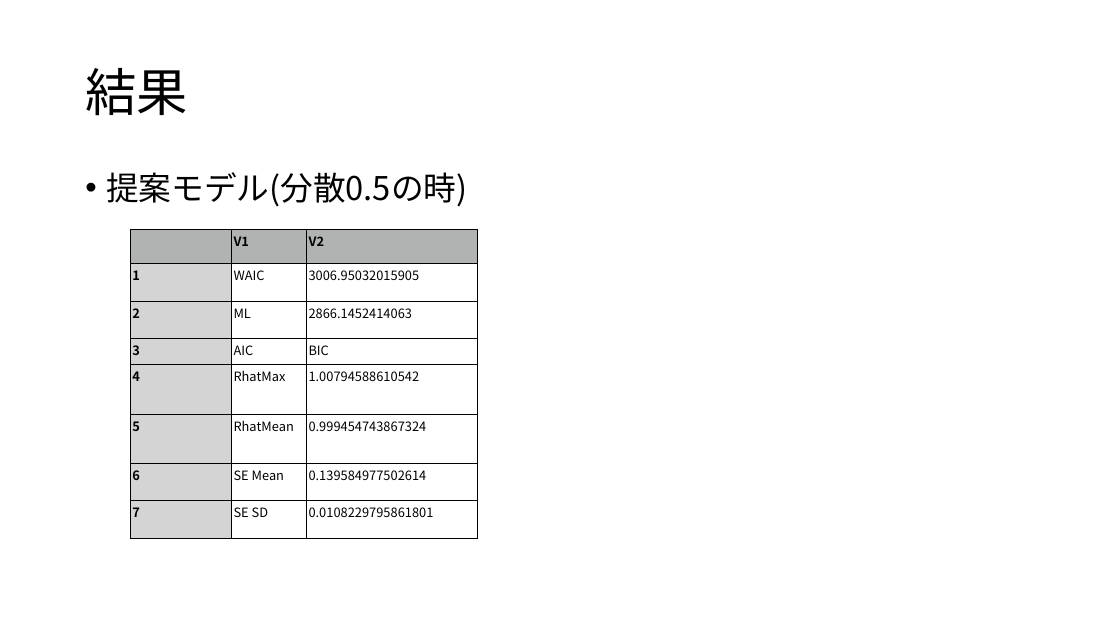
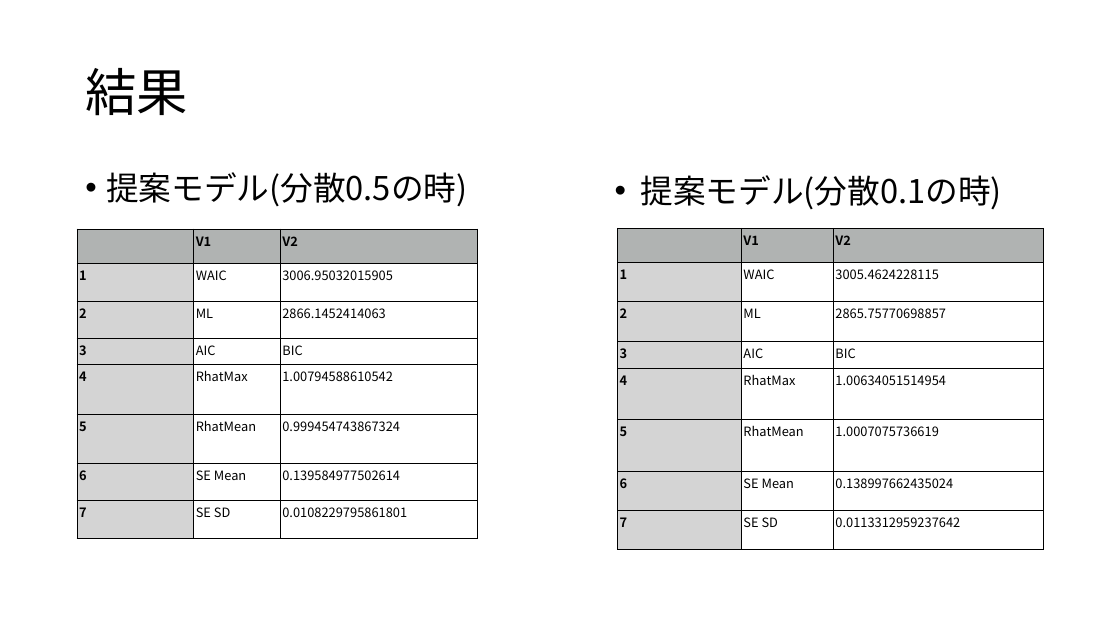
Before and after one commit to Mayu925/lab, a slide deck: slide 4 of ゼミ0706.pptx. Drawn at 1120x630 pixels with LibreOffice and Linux fonts; fonts in the diff are those of the drawing. Boxes give left, top, right and bottom in pixels: in the first picture for what was removed or moved away, otherwise in the second. Text is boxed around its words. In the diff, an @@ line names an element or a change of style, - is before the commit and + after.

Commit message:
7/1

```diff
--- a/ゼミ0706.pptx
+++ b/ゼミ0706.pptx
@@ text added at (641,175,1002,209), 28 pt, text #000000 @@
+• 提案モデル(分散0.1の時)
@@ table: place and size @@
-table at (130,229,477,539)
+table at (77,229,478,539)
@@ table added at (618,229,1044,551), 8 rows, 3 columns @@
+ | V1 | V2
+1 | WAIC | 3005.4624228115
+2 | ML | 2865.75770698857
+3 | AIC | BIC
+4 | RhatMax | 1.00634051514954
+5 | RhatMean | 1.0007075736619
+6 | SE Mean | 0.138997662435024
+7 | SE SD | 0.0113312959237642
```
